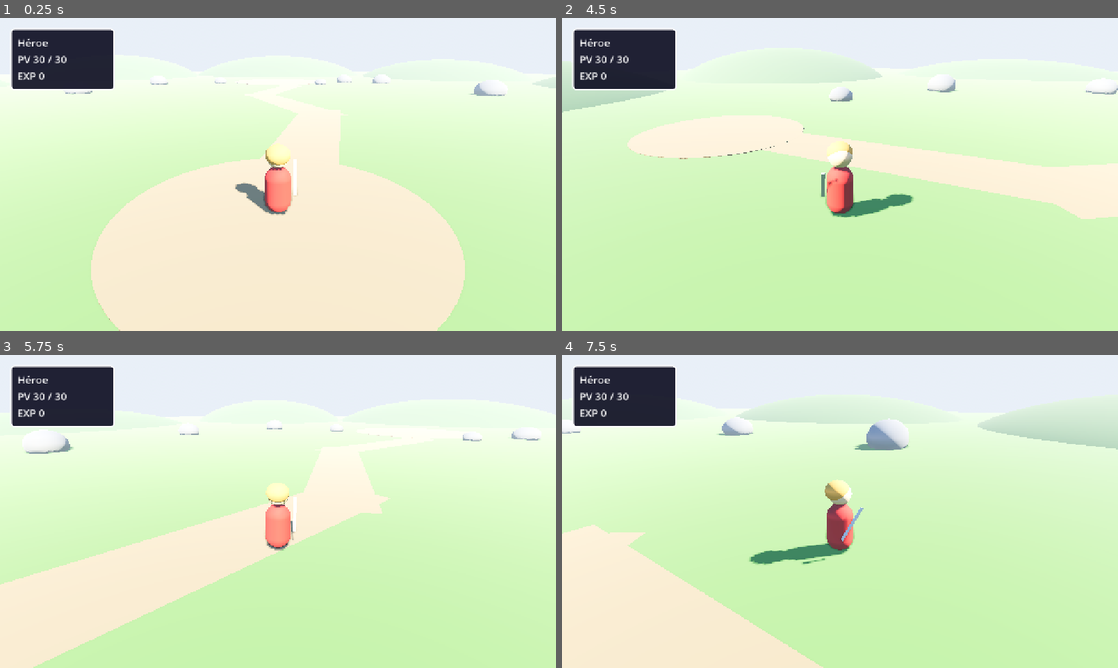
Above: before the commit, frames 1-4 (two rows, left to right).
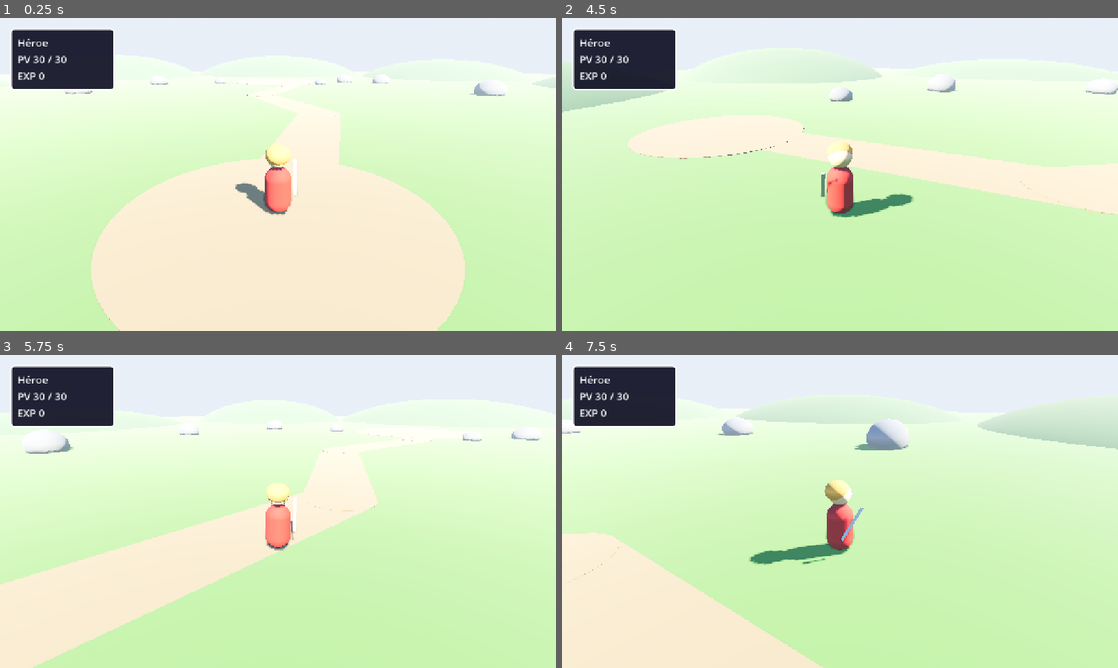
Above: after the commit, the same moments.

Repository: apergas/rpg-turnos
Game: Godot game, scene res://scenes/game/game.tscn
Same seed, same stepped clock (60 frames per second), same inputs: the game is played once before the commit and once after it.
Inputs (mouse positions are in pixels of both pictures, inside the frame that each line leads up to):
- Up to frame 1 (0.25 s): no input
- Up to frame 2 (4.5 s): tap Enter (ui_accept) at 0.5, 0.77, 3.77 s; move the mouse to (812, 237) at 0.52 s; hold W 0.53-1.25 s; hold Q 0.53-1.25 s; click (812, 237) at 0.67 s; drag from (1006, 221) to (812, 237) at 1.27 s; move the mouse to (673, 127) at 2.02 s; hold A 2.03-2.75 s; hold Q 2.03-2.75 s; drag from (867, 174) to (673, 127) at 2.77 s; move the mouse to (756, 96) at 3.52 s; hold S 3.53-4.25 s; hold Q 3.53-4.25 s; drag from (962, 158) to (756, 96) at 4.27 s
- Up to frame 3 (5.75 s): move the mouse to (166, 527) at 5.02 s; hold W from 5.03 s (still down); hold Q from 5.03 s (still down); click (166, 527) at 5.17 s
- Up to frame 4 (7.5 s): release W at 5.75 s; release Q at 5.75 s; drag from (895, 442) to (728, 527) at 5.77 s; move the mouse to (812, 574) at 6.52 s; hold D 6.53-7.25 s; hold Q 6.53-7.25 s; tap Enter (ui_accept) at 6.77 s; drag from (1006, 558) to (812, 574) at 7.27 s

The runs differ from the first frame. In frame 1, less than 0.1% of the frame differs, in the area x 44-62%, y 21-32%; in frame 2, 0.2%; in frame 3, 0.1%; in frame 4, 0.3%, in the area x 0-15%, y 54-73%.

Commit message:
Match drawn path bends to the safe zone and release the map camera when inactive

Diff:
--- a/scripts/world/world.gd
+++ b/scripts/world/world.gd
@@ -55,8 +55,8 @@
 	process_mode = Node.PROCESS_MODE_INHERIT if active else Node.PROCESS_MODE_DISABLED
 	visible = active
 	_ui.visible = active
+	_camera.current = active
 	if active:
-		_camera.current = true
 		_meter.reset()
 		_waiting = false
 		_player.input_enabled = true
--- a/scripts/world/world_stage.gd
+++ b/scripts/world/world_stage.gd
@@ -87,11 +87,13 @@
 		var b := PATH_POINTS[i + 1]
 		var d := b - a
 		var mesh := PlaneMesh.new()
-		# Each strip runs half a width past both ends so the corners stay covered.
-		mesh.size = Vector2(PATH_HALF_WIDTH * 2.0, d.length() + PATH_HALF_WIDTH * 2.0)
+		mesh.size = Vector2(PATH_HALF_WIDTH * 2.0, d.length())
 		var mid := (a + b) / 2.0 + Vector3(0, 0.01, 0)
 		var yaw := rad_to_deg(atan2(d.x, d.z))
 		BattleStage.add_mesh(root, mesh, BattleStage.DIRT, mid, Vector3.ONE, Vector3(0, yaw, 0))
+	# Round the inner bends so the drawn path matches is_on_path (union of capsules).
+	for i in range(1, PATH_POINTS.size() - 1):
+		_add_disc(root, PATH_POINTS[i], PATH_HALF_WIDTH)
 	_add_disc(root, SPAWN_POS, SPAWN_RADIUS)
 	_add_disc(root, CLEARING_POS, CLEARING_RADIUS)
 
Not shown, changed: CLAUDE.md
